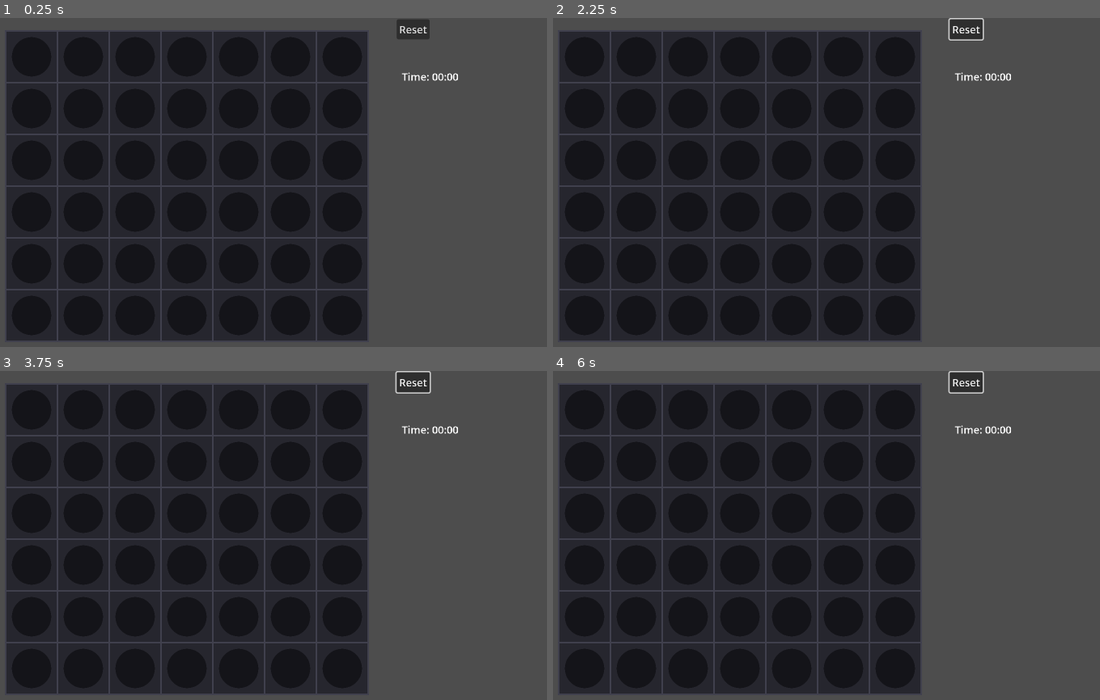
Above: before the commit, frames 1-4 (two rows, left to right).
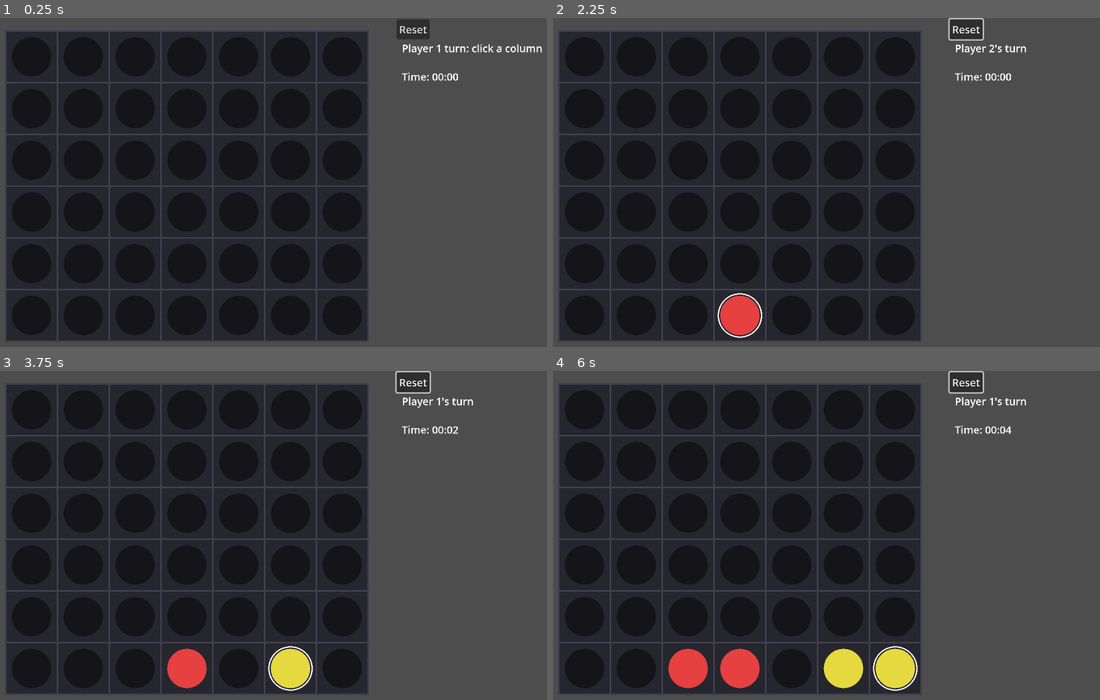
Above: after the commit, the same moments.

Repository: bharper9/CSC-492-Senior-Proj
Game: Godot game, scene res://Scenes/Board.tscn
The game is run twice, just before and just after one commit, with the same random seed, the same clock (stepped at 60 frames per second) and the same inputs. The project has no main scene, so this scene is started directly.
Inputs (mouse positions are in pixels of both pictures, inside the frame that each line leads up to):
- Up to frame 1 (0.25 s): no input
- Up to frame 2 (2.25 s): tap A at 0.5 s; move the mouse to (1012, 182) at 0.52 s; click (1012, 182) at 0.67 s; click "Reset" at 1.25 s; move the mouse to (738, 218) at 2.02 s; click (738, 218) at 2.17 s
- Up to frame 3 (3.75 s): move the mouse to (382, 472) at 2.77 s; click (382, 472) at 2.92 s; move the mouse to (284, 624) at 3.52 s; click (284, 624) at 3.67 s
- Up to frame 4 (6 s): move the mouse to (1061, 607) at 4.27 s; click (1061, 607) at 4.42 s; move the mouse to (673, 499) at 5.02 s; click (673, 499) at 5.17 s; move the mouse to (903, 551) at 5.77 s; click (903, 551) at 5.92 s

The runs differ from the first frame. In frame 1, 0.3% of the frame differs, in the area x 73-100%, y 7-19%; in frame 2, 1.0%; in frame 3, 1.7%; in frame 4, 3.1%, in the area x 21-87%, y 7-98%.
Error before the commit: Parse Error: Identifier "P1" not declared in the current scope. (res://Scenes/board.gd:74)

Commit message:
Player vs Player Complete
It is still two humans playing. Later will be changed to Human vs Ai

Diff:
--- a/Scenes/board.gd
+++ b/Scenes/board.gd
@@ -71,7 +71,7 @@
 
 	# End conditions
 	if check_win(drop_row, col, current_player):
-		var winner_text := "Player 1 wins! 🎉" if current_player == P1 else "Player 2 wins! 🎉"
+		var winner_text := "Player 1 wins! 🎉" if current_player == HUMAN else "Player 2 wins! 🎉"
 		end_game(winner_text)
 		return
 
@@ -80,8 +80,8 @@
 		return
 
 	# Switch turns
-	current_player = P2 if current_player == P1 else P1
-	status_label.text = "Player 1's turn" if current_player == P1 else "Player 2's turn"
+	current_player = AI if current_player == HUMAN else HUMAN
+	status_label.text = "Player 1's turn" if current_player == HUMAN else "Player 2's turn"
 
 func end_game(result_text: String) -> void:
 	game_over = true
--- a/Scenes/board_view.gd
+++ b/Scenes/board_view.gd
@@ -20,7 +20,7 @@
 	last_move_row = r
 	last_move_col = c
 
-# ✅ Strongly typed: returns -1 for invalid click
+
 func mouse_to_column(mouse_pos: Vector2) -> int:
 	var local := to_local(mouse_pos)
 	var board_origin := Vector2(padding, padding)
